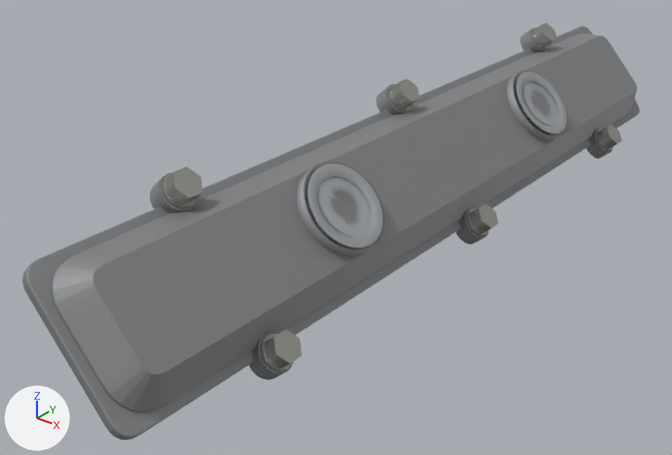
The glTF model porsche-911sc-engine/parts/valve-cover-upper-right.glb as it was, and as the next commit left it.
Both versions are drawn from a 50 mm camera at (496.0, -336.0, 205.0) aimed at (274.0, -58.0, 33.0). Arrows for +X, +Y and +Z are at lower left; the lights stay in place. The picture after the commit comes second. Where no turn or scale is listed for an object, it has been applied to the vertices. Vertices at exactly the same position are counted once.

The older version as bpy lines, for what is in view:
```python
me_mesh_0 = bpy.data.meshes.new('Mesh_0')
me_mesh_0.from_pydata(...)  # 1209 vertices, 2142 faces; spans x -28.0..28.0, y -187.0..187.0, z -31.0..31.0
me_mesh_0.materials.append(mat_castalu)  # grey #96989a
me_mesh_1 = bpy.data.meshes.new('Mesh_1')
me_mesh_1.from_pydata(...)  # 264 vertices, 480 faces; spans x -27.0..27.0, y -132.0..132.0, z -29.0..29.0
me_mesh_1.materials.append(mat_zincplate)  # grey #b4b6ae
me_mesh_2 = bpy.data.meshes.new('Mesh_2')
me_mesh_2.from_pydata(...)  # 292 vertices, 576 faces; spans x -11.0..11.0, y -91.0..91.0, z -13.0..13.0
me_mesh_2.materials.append(mat_machinedalu)  # light grey #c4c7ca
ob_valve_cover_upper_right_castalu = bpy.data.objects.new('valve-cover-upper-right:castAlu', me_mesh_0)
ob_valve_cover_upper_right_castalu.location = (298.1, -22.0, 56.7)
ob_valve_cover_upper_right_machinedalu = bpy.data.objects.new('valve-cover-upper-right:machinedAlu', me_mesh_2)
ob_valve_cover_upper_right_machinedalu.location = (309.6, -22.0, 67.1)
ob_valve_cover_upper_right_zincplate = bpy.data.objects.new('valve-cover-upper-right:zincPlate', me_mesh_1)
ob_valve_cover_upper_right_zincplate.location = (302.9, -22.0, 61.0)
```
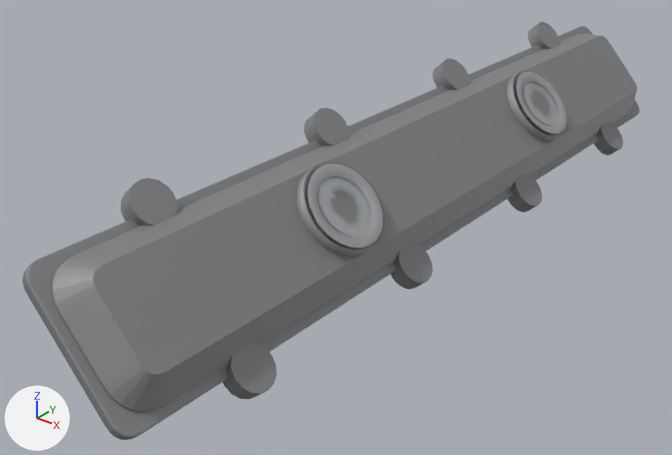
Where the change shows, as pixel boxes [x1, y1, x2, y2] in the pictures (672 x 455 px; the box of a moved part takes in the faces that stretch with it):
'valve-cover-upper-right:castAlu', reshaped
    before: [22, 26, 640, 440]
    after: [22, 22, 640, 440]
'valve-cover-upper-right:zincPlate', deleted
    before: [161, 23, 622, 371]
part 1 of me_mesh_0, moved or reshaped
    before: [586, 129, 613, 159]
    after: [594, 121, 623, 155]
part 2 of me_mesh_0, moved or reshaped
    before: [520, 28, 549, 53]
    after: [528, 22, 560, 49]
part 3 of me_mesh_0, moved or reshaped
    before: [456, 208, 489, 245]
    after: [508, 173, 542, 212]
part 4 of me_mesh_0, moved or reshaped
    before: [376, 84, 412, 115]
    after: [432, 58, 470, 90]
part 5 of me_mesh_0, moved or reshaped
    before: [249, 332, 294, 380]
    after: [391, 243, 433, 289]
part 6 of me_mesh_0, moved or reshaped
    before: [150, 173, 197, 213]
    after: [304, 108, 349, 146]
part 7 of me_mesh_0, added
    after: [223, 342, 277, 399]
part 8 of me_mesh_0, added
    after: [121, 178, 178, 226]

The change in detail:
me_mesh_0 is used by ob_valve_cover_upper_right_castalu; location (298.1, -22.0, 56.7).
me_mesh_0 had 1209 vertices, 2142 faces and spanned x -28.0..28.0, y -187.0..187.0, z -31.0..31.0.
me_mesh_0 now has 1277 vertices, 2270 faces and spans x -29.0..29.0, y -187.0..187.0, z -32.0..32.0.
me_mesh_0 part 1: the loose piece of 34 vertices spanning x 14.0..28.0, y 119.0..133.0, z -31.0..-15.0 is scaled about its middle by (1.13, 1.22, 1.15), then moved by (0.0, 11.0, 0.0).
me_mesh_0 part 2: the loose piece of 34 vertices spanning x -28.0..-14.0, y 119.0..133.0, z 15.0..31.0 is scaled about its middle by (1.13, 1.22, 1.15), then moved by (0.0, 11.0, 0.0).
me_mesh_0 part 3: the loose piece of 34 vertices spanning x 14.0..28.0, y -7.0..7.0, z -31.0..-15.0 is scaled about its middle by (1.13, 1.21, 1.15), then moved by (0.0, 45.0, 0.0).
me_mesh_0 part 4: the loose piece of 34 vertices spanning x -28.0..-14.0, y -7.0..7.0, z 15.0..31.0 is scaled about its middle by (1.13, 1.21, 1.15), then moved by (0.0, 45.0, 0.0).
me_mesh_0 part 5: the loose piece of 34 vertices spanning x 14.0..28.0, y -133.0..-119.0, z -31.0..-15.0 is scaled about its middle by (1.13, 1.22, 1.15), then moved by (0.0, 81.0, 0.0).
me_mesh_0 part 6: the loose piece of 34 vertices spanning x -28.0..-14.0, y -133.0..-119.0, z 15.0..31.0 is scaled about its middle by (1.13, 1.22, 1.15), then moved by (0.0, 81.0, 0.0).
me_mesh_0 part 7: the loose piece of 34 vertices spanning x 14.0..28.0, y -133.0..-119.0, z -31.0..-15.0 is copied, and the copy is scaled about its middle by (1.13, 1.22, 1.15), then moved by (0.0, -11.0, 0.0); it spans x 13.0..29.0, y -145.0..-128.0, z -32.0..-14.0.
me_mesh_0 part 8: the loose piece of 34 vertices spanning x -28.0..-14.0, y -133.0..-119.0, z 15.0..31.0 is copied, and the copy is scaled about its middle by (1.13, 1.22, 1.15), then moved by (0.0, -11.0, 0.0); it spans x -29.0..-13.0, y -145.0..-128.0, z 14.0..32.0.
Object 'valve-cover-upper-right:zincPlate' (ob_valve_cover_upper_right_zincplate) is deleted.
